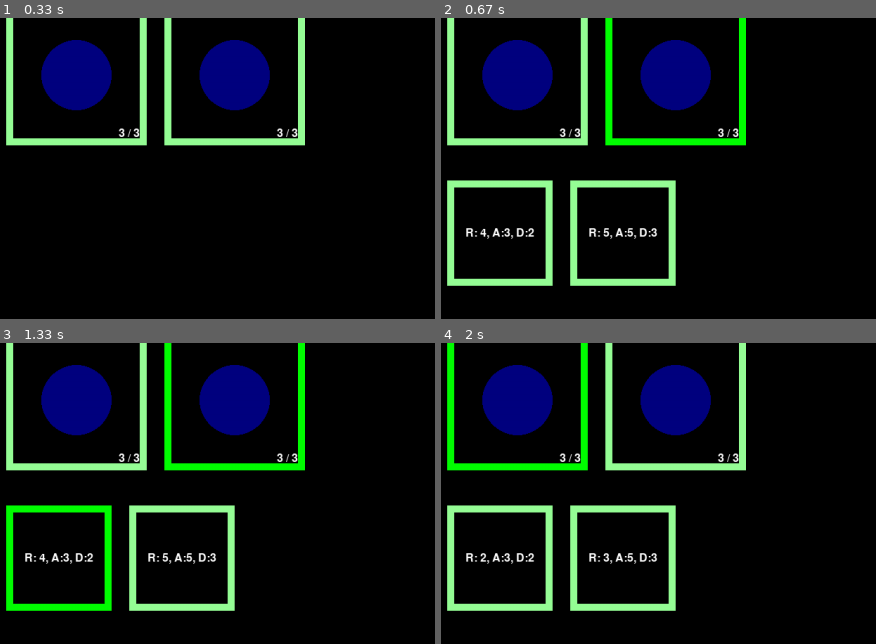
Above: before the commit, frames 1-4 (two rows, left to right).
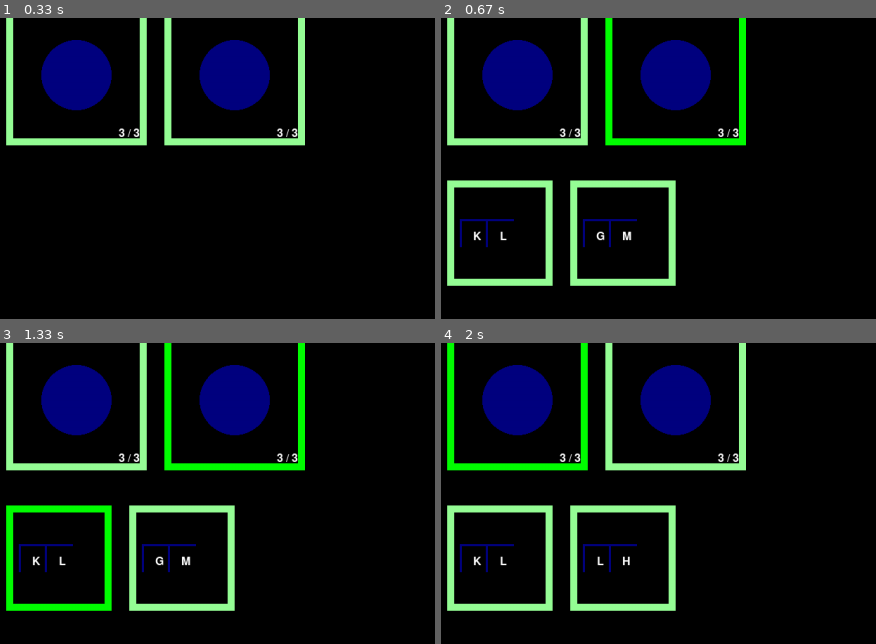
Above: after the commit, the same moments.

Repository: ErikRoelofs/pygame-tryout
Game: pygame game, started from game.py
Same seed, same stepped clock (60 frames per second), same inputs: the game is played once before the commit and once after it.
Inputs (mouse positions are % of the whole screen's width and height, from its top left):
- Up to frame 1 (0.33 s): no input
- Up to frame 2 (0.67 s): press the mouse at (49, 54) at 0.37 s; move the mouse to (36, 51) at 0.47 s; release the mouse at (24, 49) at 0.6 s
- Up to frame 3 (1.33 s): press the mouse at (7, 80) at 0.7 s; move the mouse to (9, 79) at 0.8 s; release the mouse at (12, 78) at 0.93 s; press the mouse at (9, 53) at 1.03 s; move the mouse to (37, 43) at 1.13 s; release the mouse at (65, 33) at 1.27 s
- Up to frame 4 (2 s): press the mouse at (7, 80) at 1.37 s; move the mouse to (26, 83) at 1.47 s; release the mouse at (46, 86) at 1.6 s; press the mouse at (7, 80) at 1.7 s; move the mouse to (8, 62) at 1.8 s; release the mouse at (10, 45) at 1.93 s
The pictures show only the part of the screen within x 0-50%, y 44-94%; the shares and areas given below are measured in that part.

Frame 1 is identical in both runs. In frame 2, 1.0% of the frame differs, in the area x 4-50%, y 66-77%; in frame 3, 1.0%; in frame 4, 0.9%.

Commit message:
Working on mounts and types

Diff:
--- a/game.py
+++ b/game.py
@@ -38,9 +38,11 @@
 CONFIRM_LEFT_MARGIN = 800
 CONFIRM_TOP_MARGIN = 500
 
+
+
 def main():
 
-	global DISPLAYSURF, fontObj
+	global DISPLAYSURF, fontObj, MOUNT_LIGHT, MOUNT_MEDIUM, MOUNT_HEAVY, WEAPON_LASER, WEAPON_KINETIC, WEAPON_GUIDED
 
 	pygame.init()
 	DISPLAYSURF = pygame.display.set_mode((SCREEN_WIDTH,SCREEN_HEIGHT))
@@ -49,19 +51,28 @@
 	# setup vars
 	mousex = 0
 	mousey = 0
-
-	# font test
-	fontObj = pygame.font.Font('freesansbold.ttf', 16)
-
-	playerShips = [Ship(3, [Weapon(2,3,2), Weapon(3,5,3)]), Ship(3, [Weapon(4,3,2), Weapon(5,5,3)])]
-	opponentShips = [Ship(3, [Weapon(4,3,2), Weapon(6,5,3)])]
-
 	selectedShip = None
 	selectedAction = None
 	selectedOpponent = None
 	friendlyHovered = None
 	opponentHovered = None
 	actionHovered = None
+
+	# make font
+	fontObj = pygame.font.Font('freesansbold.ttf', 16)
+
+	# game setup
+	MOUNT_LIGHT = Mount(2,1)
+	MOUNT_MEDIUM = Mount(4,2)
+	MOUNT_HEAVY = Mount(5,3)
+
+	WEAPON_LASER = WeaponType("laser")
+	WEAPON_KINETIC = WeaponType("kinetic")
+	WEAPON_GUIDED = WeaponType("guided")
+
+	playerShips = [Ship(3, [Weapon(2, MOUNT_LIGHT, WEAPON_KINETIC), Weapon(3,MOUNT_HEAVY, WEAPON_LASER)]), Ship(3, [Weapon(4,MOUNT_LIGHT, WEAPON_KINETIC), Weapon(5,MOUNT_MEDIUM, WEAPON_GUIDED)])]
+	opponentShips = [Ship(3, [Weapon(4, MOUNT_LIGHT, WEAPON_KINETIC), Weapon(2,MOUNT_LIGHT, WEAPON_KINETIC)])]
+
 
 	# main loop
 	while True:
@@ -156,14 +167,49 @@
 def getActionSlot(index):
 	return pygame.Rect(LEFT_MARGIN + (ACTION_WIDTH + ACTION_GAP) * index, ACTION_ROW, ACTION_WIDTH, ACTION_HEIGHT)
 
-def drawWeapon(fontObj, Weapon, selected, highlighted):
+def drawWeapon(fontObj, weapon, selected, highlighted):
 	image = pygame.Surface((ACTION_WIDTH,ACTION_HEIGHT))
-	outline_color = OUTLINE_SELECTED if selected else OUTLINE_SPENT if Weapon.spent else OUTLINE_HIGHLIGHT if highlighted else OUTLINE_READY
+	outline_color = OUTLINE_SELECTED if selected else OUTLINE_SPENT if not weapon.available() else OUTLINE_HIGHLIGHT if highlighted else OUTLINE_READY
 	pygame.draw.rect(image, outline_color, (0, 0, ACTION_WIDTH, ACTION_HEIGHT), 10)
 
-	textSurfaceObj = fontObj.render('R: ' + str(Weapon.rolls) + ', A:' + str(Weapon.accuracy) + ', D:' + str(Weapon.damage), True, WHITE)
+	weaponTypeImg = drawWeaponType(weapon.weaponType)
+	weaponTypeRect = weaponTypeImg.get_rect()
+	weaponTypeRect.center = (ACTION_WIDTH / 4, ACTION_HEIGHT / 2)
+	image.blit(weaponTypeImg, weaponTypeRect)
+
+	mountImg = drawMount(weapon.mount)
+	mountRect = mountImg.get_rect()
+	mountRect.center = (ACTION_WIDTH / 2, ACTION_HEIGHT / 2)
+	image.blit(mountImg, mountRect)
+
+	return image
+
+def drawMount(mount):
+	assert mount in (MOUNT_LIGHT, MOUNT_MEDIUM, MOUNT_HEAVY), "Pass a MOUNT to the drawMount function."
+
+	image = pygame.Surface((40,40))
+	pygame.draw.rect(image, BLUE, (0, 0, 50, 50), 3)
+
+	text = "L" if mount == MOUNT_LIGHT else "M" if mount == MOUNT_MEDIUM else "H"
+
+	textSurfaceObj = fontObj.render(text, True, WHITE)
 	textRectObj = textSurfaceObj.get_rect()
-	textRectObj.center = (ACTION_WIDTH / 2, ACTION_HEIGHT / 2)
+	textRectObj.center = (25, 25)
+	image.blit(textSurfaceObj, textRectObj)
+
+	return image
+
+def drawWeaponType(weaponType):
+	assert weaponType in (WEAPON_KINETIC, WEAPON_LASER, WEAPON_GUIDED), "Pass a WEAPONTYPE to the drawWeaponType function."
+
+	image = pygame.Surface((40,40))
+	pygame.draw.rect(image, BLUE, (0, 0, 50, 50), 3)
+
+	text = "K" if weaponType == WEAPON_KINETIC else "L" if weaponType == WEAPON_LASER else "G"
+
+	textSurfaceObj = fontObj.render(text, True, WHITE)
+	textRectObj = textSurfaceObj.get_rect()
+	textRectObj.center = (25, 25)
 	image.blit(textSurfaceObj, textRectObj)
 
 	return image
@@ -253,10 +299,10 @@
 		self.damage += amount
 
 class Weapon:
-	def __init__(self, rolls, accuracy, damage):
+	def __init__(self, rolls, mount, weaponType):
 		self.rolls = rolls
-		self.accuracy = accuracy
-		self.damage = damage
+		self.mount = mount
+		self.weaponType = weaponType
 		self.spent = False
 
 	def spend(self):
@@ -268,5 +314,24 @@
 	def available(self):
 		return not self.spent
 
+class Mount:
+	accuracy = 0
+	damage = 0
+	def __init__(self, theAccuracy, theDamage):
+		accuracy = theAccuracy
+		damage = theDamage
+
+	def accuracy():
+		return accuracy
+	def damage():
+		return damage
+
+class WeaponType:
+	name = ""
+	def __init__(self, theName):
+		name = theName
+	def name():
+		return name
+
 if __name__ == '__main__':
     main()
